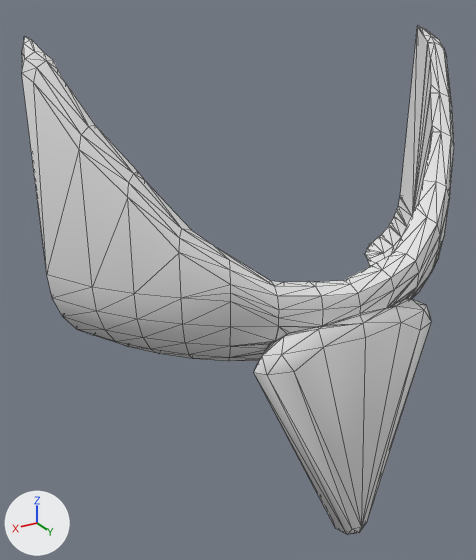
One commit to the OBJ model characters/meshes/facial_hair_long_main.obj: the scene before it, then after it.
Before and after are seen from a camera (50 mm lens) standing at (0.193, 0.345, 0.055) and looking at (0.029, 0.072, -0.082). The axes (+X, +Y, +Z) are drawn at lower left. The lights are the same throughout. The older version comes first. Mesh edges are drawn as thin lines. Where no turn or scale is listed for an object, it has been applied to the vertices. Vertices at exactly the same position are counted once.

Names of what the first picture shows: 'facial_hair_long_main'.
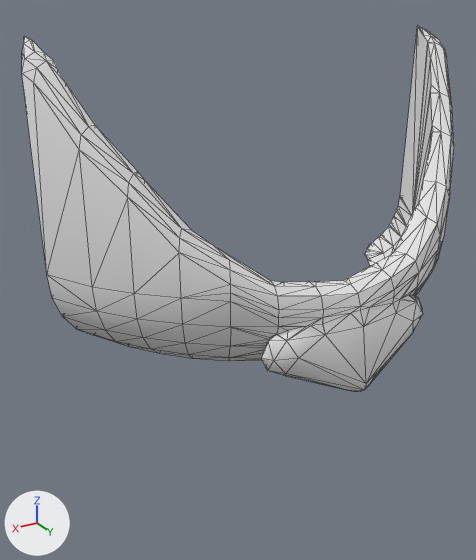
What differs and where, as boxes (x1, y1, x2, y2) in the pictures (476 x 560 px; the box of a moved part takes in the faces that stretch with it):
'facial_hair_long_main', reshaped (28% shorter): before (22, 26, 454, 535); after (22, 26, 454, 392)
part 1 of me_facial_hair_long_main, moved or reshaped: before (229, 236, 440, 535); after (229, 236, 440, 392)
part 2 of me_facial_hair_long_main, moved or reshaped: (47, 275, 97, 311) in both

Patch to the scene script:
```diff
--- a/characters/meshes/facial_hair_long_main.obj.py
+++ b/characters/meshes/facial_hair_long_main.obj.py
@@ me_facial_hair_long_main @@
 # used by ob_facial_hair_long_main; location = (0.0, 0.0, 0.0)
 # verts and faces of me_facial_hair_long_main; kept vertices keep their numbers, new ones are numbered from 381
 # before: 155 (0.116, 0.039, -0.065), 292 (0.108, 0.078, -0.078) at pixel (96, 311), 323 (0.109, 0.079, -0.065) at pixel (92, 287), 324 (0.121, 0.054, -0.078) at pixel (52, 298), 325 (0.123, 0.055, -0.065) at pixel (46, 274)
 # before: 327 (0.119, 0.046, 0.033) at pixel (21, 52), 333 (0.123, 0.055, 0.026) at pixel (21, 73)
-me_facial_hair_long_main.from_pydata(...)  # 381 vertices, 758 faces; spans x -0.123..0.123, y 0.033..0.15, z -0.21..0.039
+me_facial_hair_long_main.from_pydata(...)  # 373 vertices, 742 faces; spans x -0.123..0.123, y 0.033..0.144, z -0.124..0.039
+# me_facial_hair_long_main part 1
+# 80 vertices are removed from x -0.055..0.055, y 0.119..0.15, z -0.21..-0.083
+# 208 faces are deleted
+# 9 vertices move from x -0.037..0.038, y 0.119..0.136, z -0.107..-0.082 to x -0.039..0.039, y 0.119..0.136, z -0.107..-0.08
+# 72 vertices are added at x -0.05..0.05, y 0.119..0.144, z -0.124..-0.079
+# 192 new faces join them
+# me_facial_hair_long_main part 2
+delete_faces([(292, 323, 324), (323, 325, 324), (155, 325, 327), (325, 333, 327)])
+faces += [(292, 325, 324), (292, 323, 325), (155, 325, 333), (155, 333, 327)]
```
